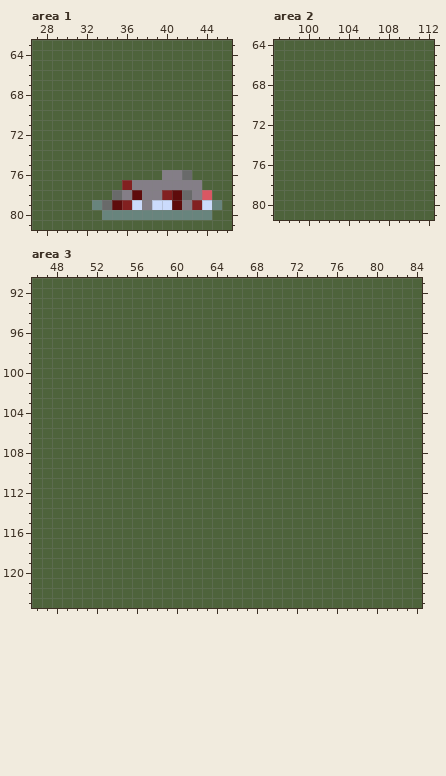
A pixel-art file gets an edit: res_dev/misc.ase. That is the earlier state.
128x128 pixels, 1 frame. Colours within 5 levels of each other are drawn and written as one. Shown: area 1: x 27..46, y 63..81; area 2: x 97..112, y 64..81; area 3: x 46..84, y 91..123. The commit also changed other parts of the picture, which this record leaves out.
And afterwards:
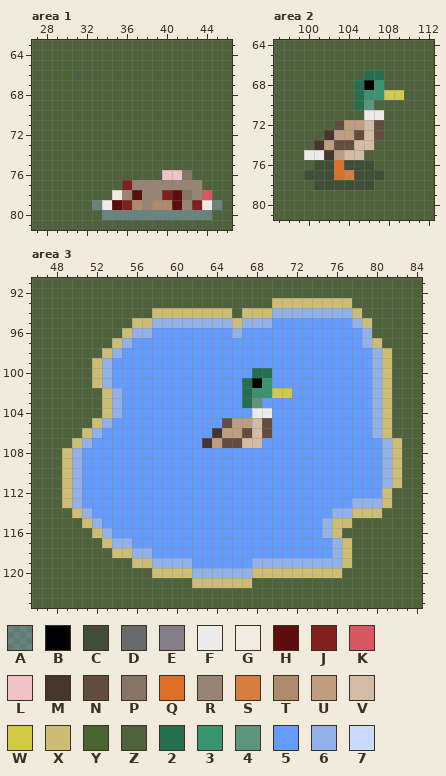
Palette (. is transparent): A #0000004e  B #000000  C #414e37  D #696a6a  E #847e87  F #ebebeb  G #f2ebe4  H #5e0c0c  J #822020  K #d95763  L #eec2c6  M #46352c  N #634d3e  P #867565  Q #df7126  R #978472  S #d77d40  T #ae8b6b  U #bf9e80  V #d3bba4  W #d0ca45  X #cdbd74  Y #48652f  Z #4e633b  2 #246f50  3 #37946e  4 #5d947d  5 #639bff  6 #92b1e8  7 #cbdbfc
Diff:
layer "animals" added
layer "water" added
--- area 1, layers "rabbit_corpse", "deer_corpse"
@@ x 28..32 @@
 65 ZZZZZ
-66 ZZZZZ
+66 ZZYZZ
 67 ZZZZZ
@@ x 27..46 @@
 75 ZZZZZZZZZZZZZZZZZZZZ
-76 ZZZZZZZZZZZZZEEDZZZZ
-77 ZZZZZZZZZJEEEEEEEZZZ
-78 ZZZZZZZZDEHEEJHDEKZZ
-79 ZZZZZZADHJ7E77HEJ7AZ
+76 ZZZZZZZZZZZZZLLPZZZZ
+77 ZZZZZZZZZJRRRRRRRZZZ
+78 ZZZZZZZZGRHRRJHPRKZZ
+79 ZZZZZZAGHJTRTTHRJGAZ
 80 ZZZZZZZAAAAAAAAAAAZZ
--- area 2, layer "animals"
@@ x 97..112 @@
 66 ZZZZZZZZZZZZZZZZ
-67 ZZZZZZZZZZZZZZZZ
-68 ZZZZZZZZZZZZZZZZ
-69 ZZZZZZZZZZZZZZZZ
-70 ZZZZZZZZZZZZZZZZ
-71 ZZZZZZZZZZZZZZZZ
-72 ZZZZZZZZZZZZZZZZ
-73 ZZZZZZZZZZZZZZZZ
-74 ZZZZZZZZZZZZZZZZ
-75 ZZZZZZZZZZZZZZZZ
-76 ZZZZZZZZZZZZZZZZ
-77 ZZZZZZZZZZZZZZZZ
-78 ZZZZZZZZZZZZZZZZ
+67 ZZZZZZZZZ22ZZZZZ
+68 ZZZZZZZZ2B3ZZZZZ
+69 ZZZZZZZZ233WWZZZ
+70 ZZZZZZZZ24ZZZZZZ
+71 ZZZZZZZZZFFZZZZZ
+72 ZZZZZZNUUVNZZZZZ
+73 ZZZZZMUUNVNZZZZZ
+74 ZZZZMUNNVVZZZZZZ
+75 ZZZFFMUVVZZZZZZZ
+76 ZZZZCCQCCCZZZZZZ
+77 ZZZCCCQSCCCZZZZZ
+78 ZZZZCCCCCCZZZZZZ
 79 ZZZZZZZZZZZZZZZZ
--- area 3, layer "water"
@@ x 46..84 @@
  92 ZZZZZZZZZZZZZZZZZZZZZZZZZZZZZZZZZZZZZZZ
- 93 ZZZZZZZZZZZZZZZZZZZZZZZZZZZZZZZZZZZZZZZ
- 94 ZZZZZZZZZZZZZZZZZZZZZZZZZZZZZZZZZZZZZZZ
- 95 ZZZZZZZZZZZZZZZZZZZZZZZZZZZZZZZZZZZZZZZ
- 96 ZZZZZZZZZZZZZZZZZZZZZZZZZZZZZZZZZZZZZZZ
- 97 ZZZZZZZZZZZZZZZZZZZZZZZZZZZZZZZZZZZZZZZ
- 98 ZZZZZZZZZZZZZZZZZZZZZZZZZZZZZZZZZZZZZZZ
- 99 ZZZZZZZZZZZZZZZZZZZZZZZZZZZZZZZZZZZZZZZ
-100 ZZZZZZZZZZZZZZZZZZZZZZZZZZZZZZZZZZZZZZZ
-101 ZZZZZZZZZZZZZZZZZZZZZZZZZZZZZZZZZZZZZZZ
-102 ZZZZZZZZZZZZZZZZZZZZZZZZZZZZZZZZZZZZZZZ
-103 ZZZZZZZZZZZZZZZZZZZZZZZZZZZZZZZZZZZZZZZ
-104 ZZZZZZZZZZZZZZZZZZZZZZZZZZZZZZZZZZZZZZZ
-105 ZZZZZZZZZZZZZZZZZZZZZZZZZZZZZZZZZZZZZZZ
-106 ZZZZZZZZZZZZZZZZZZZZZZZZZZZZZZZZZZZZZZZ
-107 ZZZZZZZZZZZZZZZZZZZZZZZZZZZZZZZZZZZZZZZ
-108 ZZZZZZZZZZZZZZZZZZZZZZZZZZZZZZZZZZZZZZZ
-109 ZZZZZZZZZZZZZZZZZZZZZZZZZZZZZZZZZZZZZZZ
-110 ZZZZZZZZZZZZZZZZZZZZZZZZZZZZZZZZZZZZZZZ
-111 ZZZZZZZZZZZZZZZZZZZZZZZZZZZZZZZZZZZZZZZ
-112 ZZZZZZZZZZZZZZZZZZZZZZZZZZZZZZZZZZZZZZZ
-113 ZZZZZZZZZZZZZZZZZZZZZZZZZZZZZZZZZZZZZZZ
-114 ZZZZZZZZZZZZZZZZZZZZZZZZZZZZZZZZZZZZZZZ
-115 ZZZZZZZZZZZZZZZZZZZZZZZZZZZZZZZZZZZZZZZ
-116 ZZZZZZZZZZZZZZZZZZZZZZZZZZZZZZZZZZZZZZZ
-117 ZZZZZZZZZZZZZZZZZZZZZZZZZZZZZZZZZZZZZZZ
-118 ZZZZZZZZZZZZZZZZZZZZZZZZZZZZZZZZZZZZZZZ
-119 ZZZZZZZZZZZZZZZZZZZZZZZZZZZZZZZZZZZZZZZ
-120 ZZZZZZZZZZZZZZZZZZZZZZZZZZZZZZZZZZZZZZZ
-121 ZZZZZZZZZZZZZZZZZZZZZZZZZZZZZZZZZZZZZZZ
+ 93 ZZZZZZZZZZZZZZZZZZZZZZZZXXXXXXXXZZZZZZZ
+ 94 ZZZZZZZZZZZZXXXXXXXXZXXX66666666XZZZZZZ
+ 95 ZZZZZZZZZZXX66666666X666555555556XZZZZZ
+ 96 ZZZZZZZZZX665555555565555555555556ZZZZZ
+ 97 ZZZZZZZZX6555555555555555555555556XZZZZ
+ 98 ZZZZZZZX655555555555555555555555556XZZZ
+ 99 ZZZZZZX6555555555555555555555555556XZZZ
+100 ZZZZZZX6555555555555552255555555556XZZZ
+101 ZZZZZZX655555555555552B355555555556XZZZ
+102 ZZZZZZZX6555555555555233WW555555556XZZZ
+103 ZZZZZZZX655555555555524555555555556XZZZ
+104 ZZZZZZZX65555555555555FF55555555556XZZZ
+105 ZZZZZZX655555555555NUUVN55555555556XZZZ
+106 ZZZZZX655555555555MUUNVN55555555556XZZZ
+107 ZZZZX655555555555MUNNVV5555555555556XZZ
+108 ZZZX65555555555555555555555555555556XZZ
+109 ZZZX65555555555555555555555555555556XZZ
+110 ZZZX65555555555555555555555555555556XZZ
+111 ZZZX65555555555555555555555555555556XZZ
+112 ZZZX6555555555555555555555555555555XZZZ
+113 ZZZX6555555555555555555555555555666XZZZ
+114 ZZZZX655555555555555555555555566XXXZZZZ
+115 ZZZZZX655555555555555555555556XXZZZZZZZ
+116 ZZZZZZX65555555555555555555556XZZZZZZZZ
+117 ZZZZZZZX66555555555555555555556XZZZZZZZ
+118 ZZZZZZZZXX665555555555555555556XZZZZZZZ
+119 ZZZZZZZZZZXX6666555555666666666XZZZZZZZ
+120 ZZZZZZZZZZZZXXXX666666XXXXXXXXXZZZZZZZZ
+121 ZZZZZZZZZZZZZZZZXXXXXXZZZZZZZZZZZZZZZZZ
 122 ZZZZZZZZZZZZZZZZZZZZZZZZZZZZZZZZZZZZZZZ
Where, in picture pixels (left, top, right, bottom), the same in both pictures:
changed: (62, 70, 72, 80)
changed: (102, 170, 212, 210)
changed: (304, 70, 404, 190)
changed: (62, 298, 402, 588)
